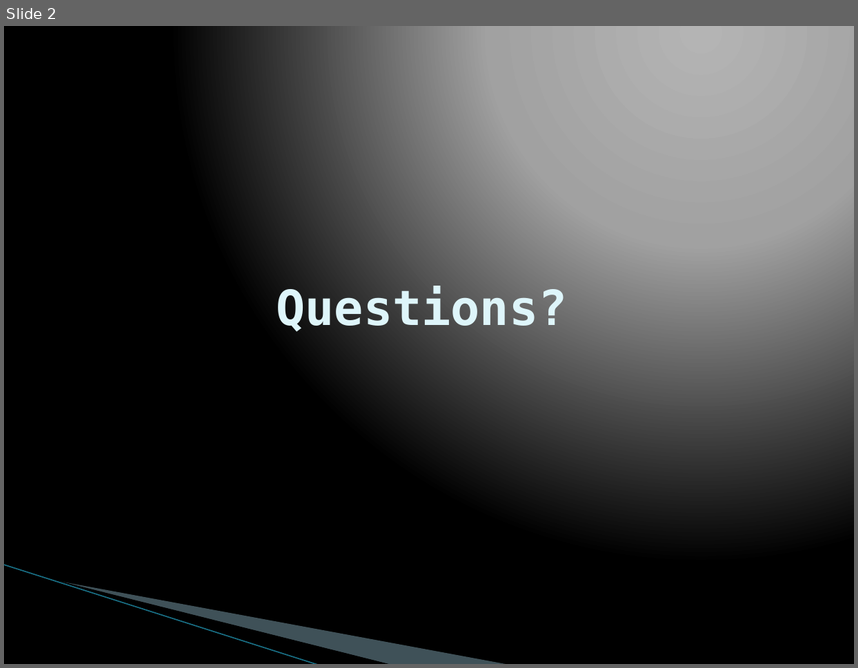
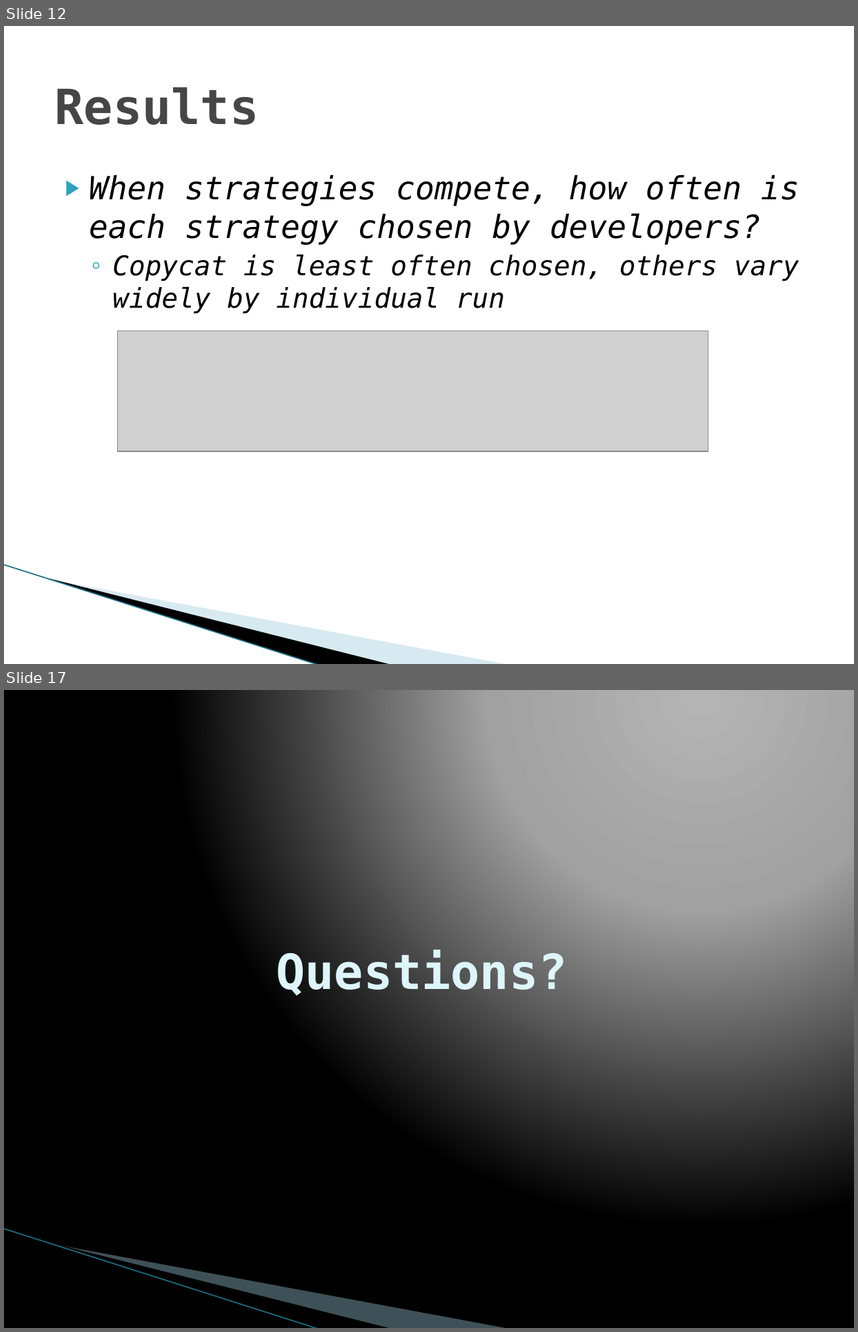
Before and after one commit to vfasburg/cse_848, a slide deck: paper/848_Paper_Presentation_Fasburg_Thomas.pptx. Shown one above the other, each under a label of ours: slide 2 before the commit, slides 12 and 17 after it; the slides between them are not shown. The pictures are 858x668 and 858x1332 pixels, drawn with LibreOffice and Linux fonts; fonts in the diff are those of the drawing; grey boxes stand for pictures; background and template pictures are left out. Boxes give left, top, right and bottom in pixels: in the first picture for what was removed or moved away, otherwise in the second. Text is boxed around its words. In the diff, an @@ line names an element or a change of style, - is before the commit and + after.

```diff
--- a/paper/848_Paper_Presentation_Fasburg_Thomas.pptx
+++ b/paper/848_Paper_Presentation_Fasburg_Thomas.pptx
@@ slide 12 added at (x1=4, y1=26, x2=854, y2=664), background #FFFFFF; not listed: 3 template elements that a slide beside it also shows @@
@@ title added at (x1=55, y1=87, x2=259, y2=125), 41 pt, text #464646, bold @@
+Results
@@ text added at (x1=89, y1=175, x2=800, y2=314), 27 pt, text #000000, italic @@
+▶ When strategies compete, how often is each strategy chosen by developers?
+  ◦ Copycat is least often chosen, others vary widely by individual run
@@ picture added at (x1=117, y1=330, x2=708, y2=451) @@
@@ what was slide 2 is now slide 17 @@
```
Also in this commit, not shown: 1 slide changed, 14 other slides added, 1 other file.
